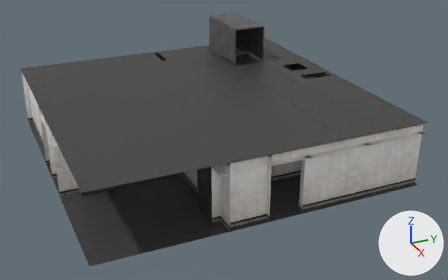
Before and after pictures for a commit that changed the Blender file Rooms/LightZone/lcz_lockroom2.blend.
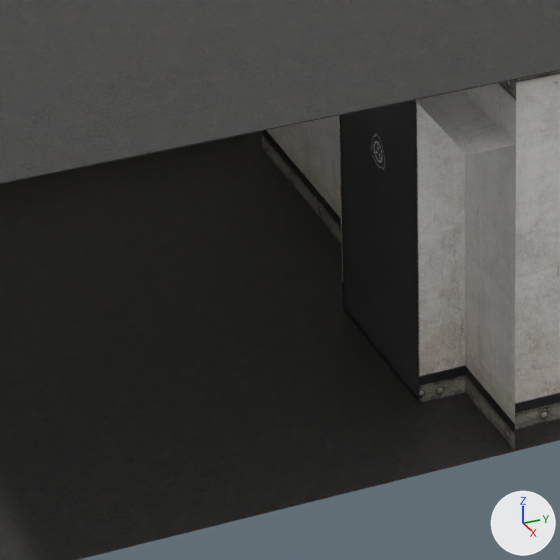
The first picture shows the older version from a 50 mm lens placed at (21.16, -8.76, 9.07), pointed at (1.24, 0.2, -0.88). The close-ups show both versions on the part from 30% to 53% of the width and 53% to 90% of the height of that picture; other places that the commit changed are outside them. Lighting does not change. The marker at lower right points along +X, +Y and +Z.

The scene before the commit, as lines of its bpy script (objects in view):
```python
me_concretefloor_1 = bpy.data.meshes.new('concretefloor_1')
me_concretefloor_1.from_pydata(...)  # 28 vertices, 21 faces; spans x -5.57..6.23, y -6.26..5.54, z -1.56..0.84
me_concretefloor_1.materials.append(mat_concretefloor)  # picture img_concretefloor_jpg
me_door01_5 = bpy.data.meshes.new('door01_5')
me_door01_5.from_pydata(...)  # 16 vertices, 10 faces; spans x 2.13..5.53, y -5.56..-2.15, z -1.56..0.44
me_door01_5.materials.append(mat_door01)  # picture img_door01_jpg
me_whitewall_0 = bpy.data.meshes.new('whitewall_0')
me_whitewall_0.from_pydata(...)  # 101 vertices, 40 faces; spans x -5.57..6.23, y -6.26..5.54, z -1.56..0.84
me_whitewall_0.materials.append(mat_whitewall)  # picture img_whitewall_jpg
ob_concretefloor = bpy.data.objects.new('concretefloor', me_concretefloor_1)
ob_concretefloor.location = (0.0, 0.0, 0.0)
ob_door01 = bpy.data.objects.new('door01', me_door01_5)
ob_door01.location = (0.0, 0.0, 0.0)
ob_whitewall = bpy.data.objects.new('whitewall', me_whitewall_0)
ob_whitewall.location = (0.0, 0.0, 0.0)
```
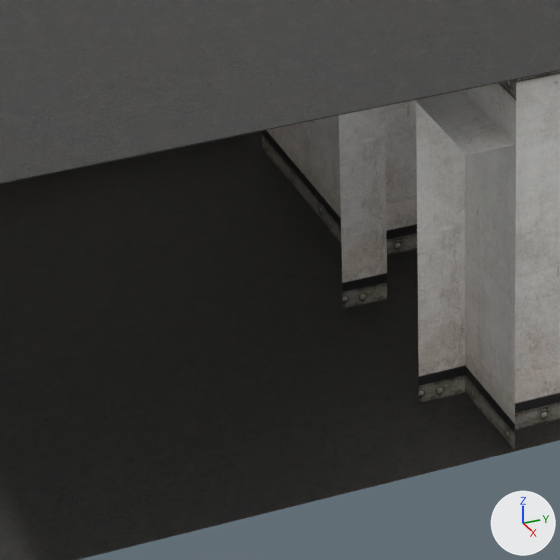
Where the newer file only moved an object's origin or applied its transform, the numbers keep the older frame.

The change in detail:
Object 'door01' (ob_door01) is deleted.

Boxes [x1, y1, x2, y2] around the edits, measured in the close-ups (560 x 560 px):
'door01', deleted (black)
    before: [339, 100, 420, 403]
